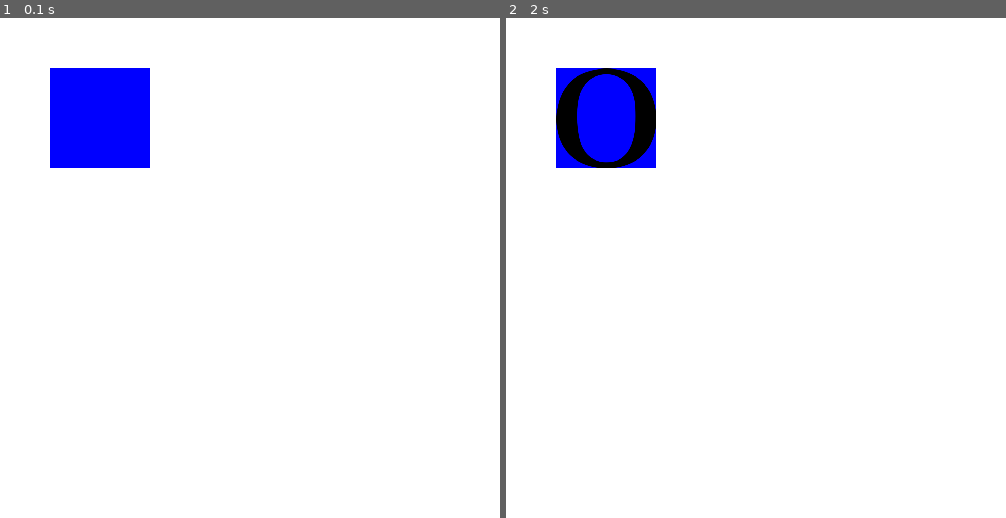
Above: before the commit, frames 1-2 (left to right).
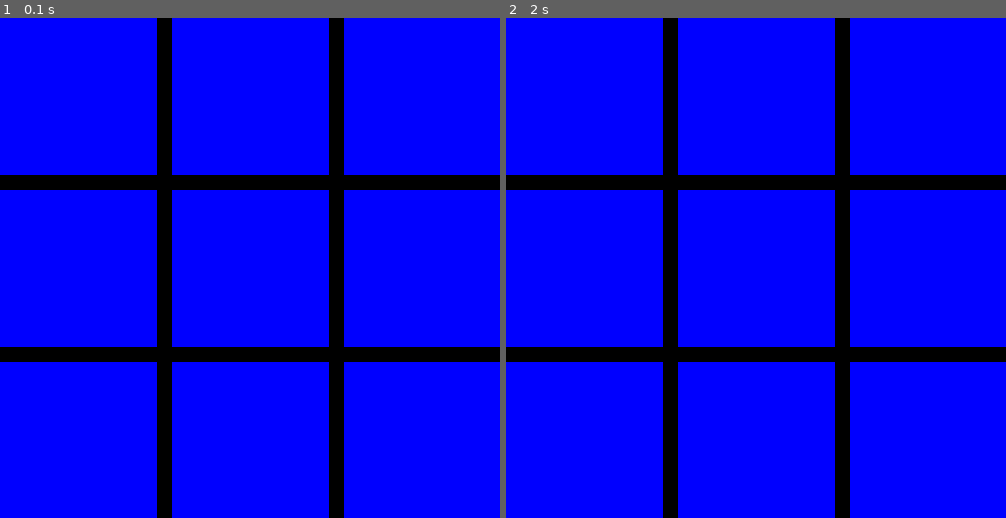
Above: after the commit, the same moments.

Repository: mcorby17/pygame-tic-tac-toe
Game: pygame game, started from TicTacToe.py
Two runs of this game, one before a commit and one after it. Both use one fixed random seed, a clock stepped at 60 frames per second and the inputs below.
Inputs (mouse positions are in pixels of both pictures, inside the frame that each line leads up to):
- Up to frame 1 (0.1 s): no input
- Up to frame 2 (2 s): click (756, 268) at 0.38 s; click (626, 83) at 1.78 s

The runs differ from the first frame. In frame 1, 96% of the frame differs, in the area x 0-100%, y 0-100%; in frame 2, 98%.

Commit message:
Add dynamic board drawing. Lines still stay the same thickness but not a big deal.

Diff:
--- a/Board.py
+++ b/Board.py
@@ -1,4 +1,4 @@
-import pygame
+import pygame, math
 from Space import Space
 from pygame.locals import *
 
@@ -17,6 +17,8 @@
     """
 
     def __init__(self, screen):
+        self.screen = screen
+
         # Array to keep track of game status
         self.board = [[None, None, None],
                       [None, None, None],
@@ -25,7 +27,74 @@
         # Array of spaces
         self.spaces = []
 
-        # Divide width by three, divide height by three and subtract some
-        # space for lines
-        spaceWidth = screen.get_width() / 3
-        spaceHeight = screen.get_height() / 3
+        # Layout attributes (uppercase means const)
+        self.LINE_THICKNESS = 15
+        self.HALF_LINE_THICKNESS = self.LINE_THICKNESS / 2
+
+        # Where to start drawing from (this would be the upper left corner of the board
+        self.START = (0, 0)
+
+        self.BLACK = (0, 0, 0)
+
+        # get width of entire screen, subtract width of 2 lines, divide remaining by 3 for each
+        # space, and
+        self.spaceWidth = math.ceil((self.screen.get_width() - (2 * self.LINE_THICKNESS)) / 3)
+        self.spaceHeight = math.ceil((self.screen.get_height() - (2 * self.LINE_THICKNESS)) / 3)
+
+        self.WIDTH_DIFF = self.spaceWidth + self.LINE_THICKNESS
+        self.HEIGHT_DIFF = self.spaceHeight + self.LINE_THICKNESS
+
+    def Draw(self):
+        """
+        Draw the board
+        :return:
+        """
+        # Where we will start creating objects
+        xy_location = list(self.START)
+
+        # Keep track of lines made - we don't want more than 4
+        linesMade = 0
+
+        for y in range(3):
+            for x in range(3):
+
+                # Create a new space and put in list to keep track of
+                self.spaces.append(Space(self.screen, self.spaceHeight, self.spaceWidth,
+                                         tuple(xy_location)))
+
+                # Update xy_location list to correct position
+                xy_location[0] += self.spaceWidth
+
+                # Create the line if we haven't reached limit of 4
+                if linesMade < 4 and x != 2:
+
+                    # Move half the line thickness so there's no overlap between the line
+                    # and the Space
+                    xy_location[0] += self.HALF_LINE_THICKNESS
+
+                    pygame.draw.line(self.screen, self.BLACK, xy_location,
+                                     (xy_location[0], self.screen.get_height()),
+                                     self.LINE_THICKNESS)
+
+                    linesMade += 1
+                    xy_location[0] += self.HALF_LINE_THICKNESS
+
+                else:
+                    # If we already have all lines, just move by the number of pixels the
+                    # existing line takes up
+                    xy_location[0] += self.LINE_THICKNESS
+
+            # Reset x value to 0
+            xy_location[0] = 0
+
+            # incriment y value
+            xy_location[1] += self.spaceHeight
+
+            # Draw line if all lines haven't been drawn
+            if linesMade < 5:
+                xy_location[1] += self.HALF_LINE_THICKNESS
+                pygame.draw.line(self.screen, self.BLACK, xy_location,
+                                 (self.screen.get_width(), xy_location[1]),
+                                 self.LINE_THICKNESS)
+                linesMade += 1
+                xy_location[1] += self.HALF_LINE_THICKNESS
--- a/Space.py
+++ b/Space.py
@@ -30,6 +30,7 @@
         #self.rect.center = (250, 250)
 
         # Automatically draw self
+        # NOTE: Temporarily using blue to see where the spaces are
         pygame.draw.rect(self.screen, (0, 0, 255), self.rect)
 
     def ShowPiece(self, player, mousePos):
--- a/TicTacToe.py
+++ b/TicTacToe.py
@@ -1,41 +1,49 @@
 import pygame, sys
 from Space import Space
+from Board import Board
 from pygame.locals import *
 
 pygame.init()
 
-# Temporary player toggle function - should move into
-# Board class
+# TODO: Temporary player toggle function - should move into Board class
 def TogglePlayer(player):
     if player == 'X':
         return 'O'
     if player == 'O':
         return 'X'
 
-# Initialize screen
+# TODO: Move into board class, if possible
 SCREEN = pygame.display.set_mode((500, 500))
 pygame.display.set_caption("Tic Tac Toe")
 SCREEN.fill((255, 255, 255))
+
+# Test Board class
+board = Board(SCREEN)
+board.Draw()
+
+# Test drawing a line
+#                         Color      Start   End        Thicccness
+#pygame.draw.line(SCREEN, (0, 0, 0), (1.2, 2.2), (500, 500), 15)
 
 # keep around to note how to get the center of something
 #screenRect = SCREEN.get_rect()
 #screenCenter = screenRect.center
 
 # Keep track of player turns
+# TODO: Move into board class
 player = 'O'
 
 # Create a square, fill it with a color and blit it to the screen
-# Interesting, don't have to blit it)
-testSpace = Space(SCREEN, location=(50, 50))
-
+# Interesting, don't have to blit it
+#testSpace = Space(SCREEN, location=(50, 50))
 
 while True:
     for event in pygame.event.get():
         if event.type == QUIT:
             sys.exit()
-        elif event.type == MOUSEBUTTONDOWN:
-            if testSpace.ShowPiece(player, pygame.mouse.get_pos()):
-                player = TogglePlayer(player)
+       # elif event.type == MOUSEBUTTONDOWN:
+            #if testSpace.ShowPiece(player, pygame.mouse.get_pos()):
+            #    player = TogglePlayer(player)
 
         #SCREEN.blit(mySquare, (0, 0))
 
